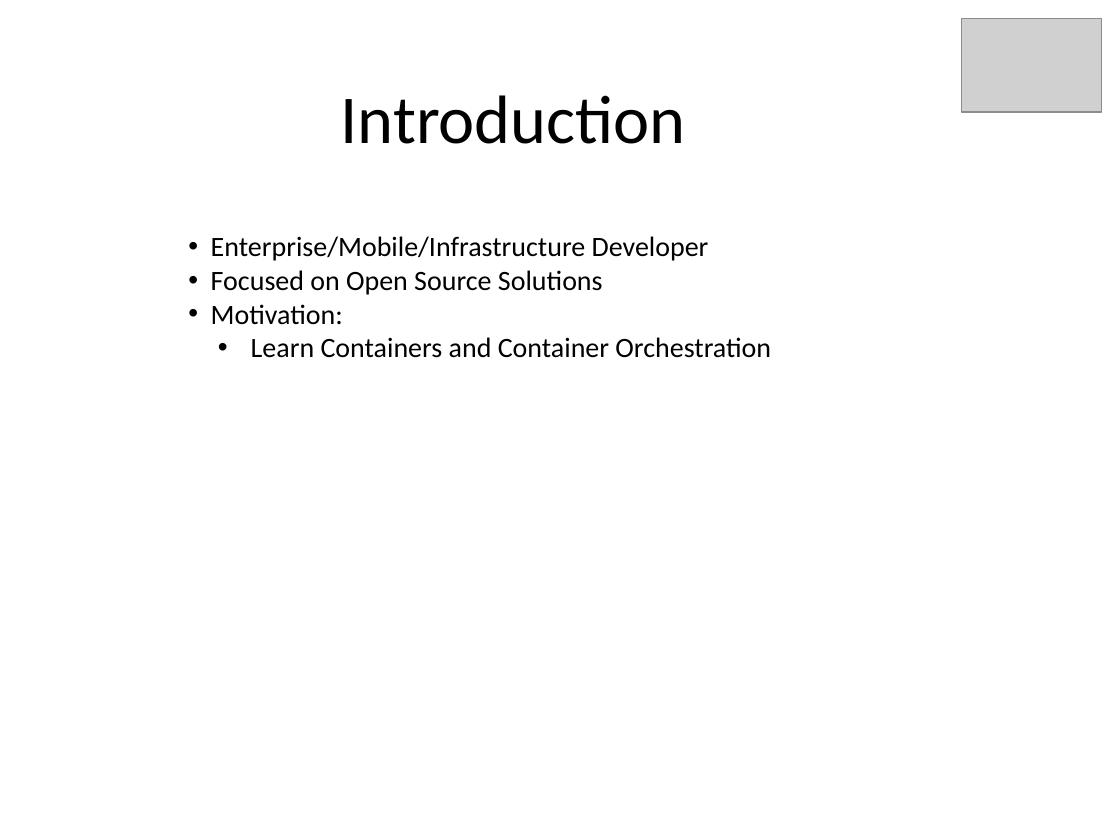
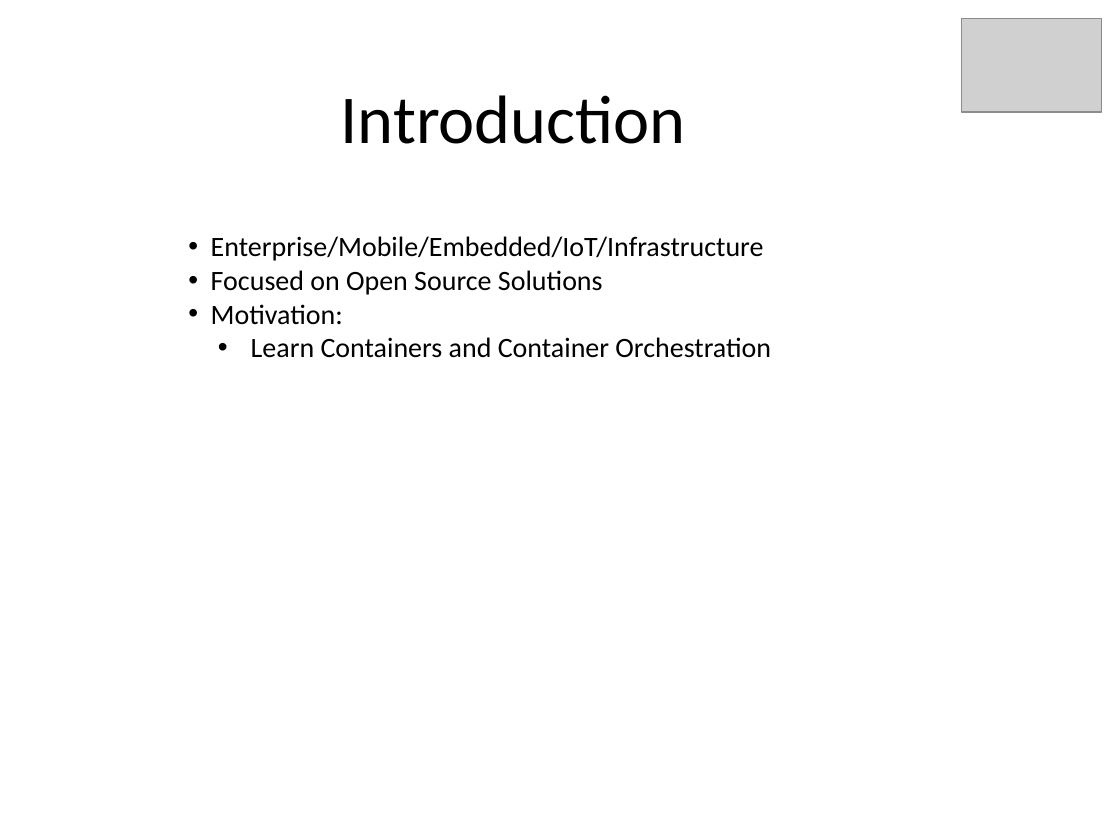
Before and after one commit to kskalvar/kubernetes-autoscaling-aws, a slide deck: slide 2 of docs/Kubernetes-Autoscaling-on-AWS.pptx. Drawn at 1120x840 pixels with LibreOffice and Linux fonts; fonts in the diff are those of the drawing; grey boxes stand for pictures. Boxes give left, top, right and bottom in pixels: in the first picture for what was removed or moved away, otherwise in the second. Text is boxed around its words. In the diff, an @@ line names an element or a change of style, - is before the commit and + after.

```diff
--- a/docs/Kubernetes-Autoscaling-on-AWS.pptx
+++ b/docs/Kubernetes-Autoscaling-on-AWS.pptx
@@ text at bbox=[211, 236, 764, 261]: text changed @@
-• Enterprise/Mobile/Infrastructure Developer
+• Enterprise/Mobile/Embedded/IoT/Infrastructure
```
Also in this commit, not shown: 5 other slides changed, 1 other file.
